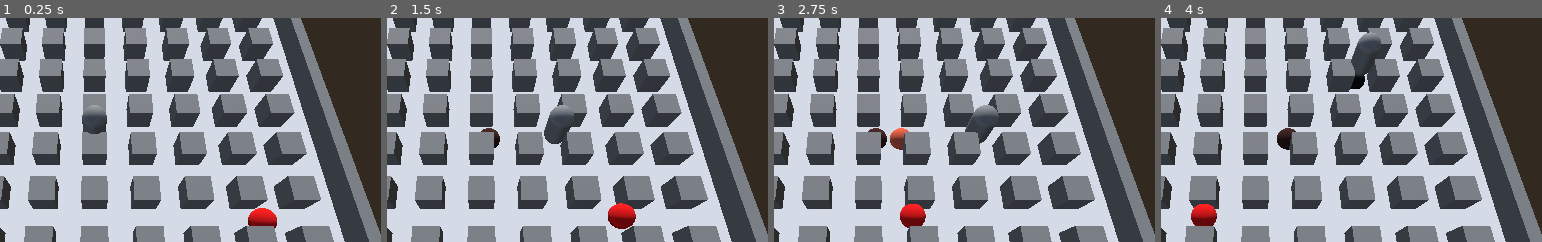
Above: before the commit, frames 1-4 (left to right).
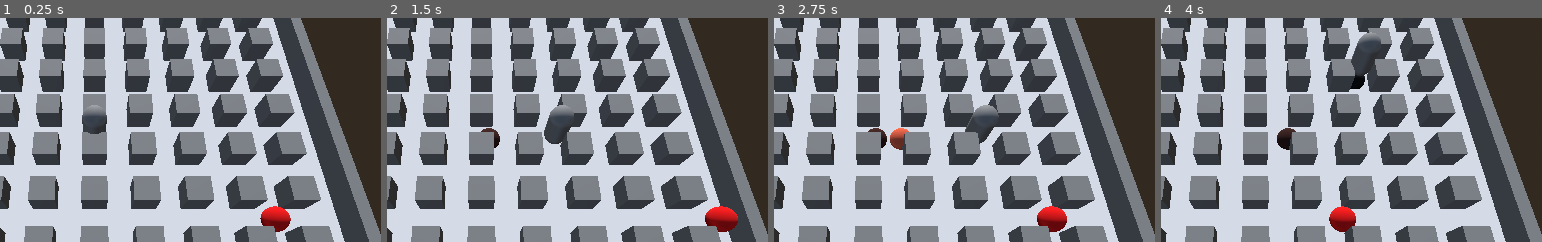
Above: after the commit, the same moments.

Repository: imalexlov1/BomberMan
Game: Godot game, scene res://bomberman/main.tscn
The game is run twice, just before and just after one commit, with the same random seed, the same clock (stepped at 60 frames per second) and the same inputs.
Inputs:
- Up to frame 1 (0.25 s): no input
- Up to frame 2 (1.5 s): hold D (droite) 0.53-1.28 s; tap Keypad 0 (poser_bombe) at 0.6 s; hold Left (gauche) from 1.28 s (still down); tap S (reculer) at 1.35 s
- Up to frame 3 (2.75 s): release Left (gauche) at 2.03 s; hold D (droite) from 2.03 s (still down); tap Keypad 0 (poser_bombe) at 2.1 s
- Up to frame 4 (4 s): release D (droite) at 2.78 s; hold W (avancer) 2.78-3.53 s; tap S (reculer) at 2.85 s; hold Left (gauche) from 3.53 s (still down); tap Keypad 0 (poser_bombe) at 3.6 s
The pictures show only the part of the screen within x 40-90%, y 9-59%; the shares and areas given below are measured in that part.

The runs differ from the first frame. In frame 1, 0.8% of the frame differs, in the area x 65-77%, y 83-96%; in frame 2, 1.4%, in the area x 58-93%, y 82-96%; in frame 3, 1.3%; in frame 4, 1.2%.

Commit message:
Ajout de la fonction Game Over

Diff:
--- a/bomberman/ennemi/ennemi.gd
+++ b/bomberman/ennemi/ennemi.gd
@@ -1,26 +1,41 @@
 extends CharacterBody3D
 
-@export var speed = 3
+@export var speed = 3.0
+@export var temps_avant_changement = 2.0 # Change de direction toutes les 2 secondes
+
 var current_direction = Vector3.FORWARD
+var timer = 0.0
+
+func _ready():
+	# On choisit une première direction au hasard dès le début
+	choose_new_direction()
 
 func _physics_process(delta: float) -> void:
-	# Déplace le corps selon la vitesse velocity
+	# 1. On gère le Timer manuellement (plus simple)
+	timer -= delta
+	if timer <= 0:
+		choose_new_direction()
+		timer = temps_avant_changement # On remet le chrono
+
+	# 2. On avance bêtement dans la direction actuelle
 	velocity = current_direction * speed
+
+	# 3. On regarde où on va (pour que le visuel suive)
+	if current_direction != Vector3.ZERO:
+		look_at(global_position + current_direction, Vector3.UP)
+
+	# 4. On bouge. S'il y a un mur, move_and_slide va juste le faire glisser/bloquer
+	# On ne vérifie PAS s'il touche un mur, on s'en fiche.
 	move_and_slide()
 
-	# S'il touche un mur lors de move and slide alors on change de direction
-	if is_on_wall():
-		choose_new_direction()
+func choose_new_direction():
+	var directions = [Vector3.FORWARD, Vector3.BACK, Vector3.LEFT, Vector3.RIGHT]
 
-func choose_new_direction():
-	# Les 4 directions possibles
-	var directions = [Vector3.FORWARD, Vector3.BACK, Vector3.LEFT, Vector3.RIGHT]
-	# On choisi un aléatoire
+	# On prend une direction totalement au pif
 	current_direction = directions.pick_random()
 
 func die():
 	print("Ennemi Mort ...")
-	# L'ennemi disparaît
 	queue_free()
 
 func _on_hit_box_body_entered(body: Node3D) -> void:
--- /dev/null
+++ b/bomberman/game_over/game_over.tscn
@@ -0,0 +1,27 @@
+[gd_scene format=3 uid="uid://eqqcaopgoahi"]
+
+[node name="GameOver" type="CanvasLayer"]
+visible = false
+
+[node name="ColorRect" type="ColorRect" parent="."]
+anchors_preset = 15
+anchor_right = 1.0
+anchor_bottom = 1.0
+grow_horizontal = 2
+grow_vertical = 2
+color = Color(0, 0, 0, 0.5882353)
+
+[node name="GameOverLabel" type="Label" parent="."]
+anchors_preset = 14
+anchor_top = 0.5
+anchor_right = 1.0
+anchor_bottom = 0.5
+offset_top = -11.5
+offset_bottom = 11.5
+grow_horizontal = 2
+grow_vertical = 2
+theme_override_colors/font_color = Color(0.77819717, 0, 0.10570588, 1)
+theme_override_font_sizes/font_size = 72
+text = "GAME OVER"
+horizontal_alignment = 1
+vertical_alignment = 1
--- a/bomberman/main.tscn
+++ b/bomberman/main.tscn
@@ -7,6 +7,7 @@
 [ext_resource type="PackedScene" uid="uid://bf4gmj6713n73" path="res://bomberman/ennemi/ennemi.tscn" id="5_45vn0"]
 [ext_resource type="PackedScene" uid="uid://4ob4o8ad65xf" path="res://bomberman/lives/lives.tscn" id="6_qpluv"]
 [ext_resource type="Script" uid="uid://5ba3muog2m2c" path="res://bomberman/lives/lives.gd" id="7_fnspe"]
+[ext_resource type="PackedScene" uid="uid://eqqcaopgoahi" path="res://bomberman/game_over/game_over.tscn" id="8_rnqnb"]
 
 [sub_resource type="ProceduralSkyMaterial" id="ProceduralSkyMaterial_0xm2m"]
 
@@ -35,13 +36,16 @@
 [node name="Bombe" parent="." instance=ExtResource("3_qpluv")]
 transform = Transform3D(1, 0, 0, 0, 1, 0, 0, 0, 1, 2.906, -3.8046112, 0)
 
-[node name="Personnage" parent="." instance=ExtResource("4_fnspe")]
+[node name="Personnage" parent="." node_paths=PackedStringArray("game_over_screen") instance=ExtResource("4_fnspe")]
+game_over_screen = NodePath("../GameOver")
 
 [node name="Ennemi" parent="." instance=ExtResource("5_45vn0")]
-transform = Transform3D(1, 0, 0, 0, 1, 0, 0, 0, 1, 6.30313, 0.47955978, 4.037243)
+transform = Transform3D(1, 0, 0, 0, 1, 0, 0, 0, 1, 6.30313, 0.47955978, 3.5547743)
 
 [node name="DirectionalLight3D" type="DirectionalLight3D" parent="."]
 transform = Transform3D(1, 0, 0, 0, -0.8660253, 0.5, 0, -0.5, -0.8660253, 0, 4.7018056, 0)
 
 [node name="Lives" parent="." instance=ExtResource("6_qpluv")]
 script = ExtResource("7_fnspe")
+
+[node name="GameOver" parent="." instance=ExtResource("8_rnqnb")]
--- a/bomberman/personnage/personnage.gd
+++ b/bomberman/personnage/personnage.gd
@@ -13,6 +13,8 @@
 
 var start_position : Vector3
 signal update_lives(new_value)
+
+@export var game_over_screen : CanvasLayer
 
 func _ready ():
 	# On mémorise la position au lancement du jeu pour le respawn
@@ -66,3 +68,9 @@
 
 func game_over():
 	print("Game over")
+
+	if game_over_screen:
+		game_over_screen.visible = true
+
+	# On STOP TOUT
+	get_tree().paused = true
Not shown: 1 places in bomberman/main.tscn that only renumber resources
